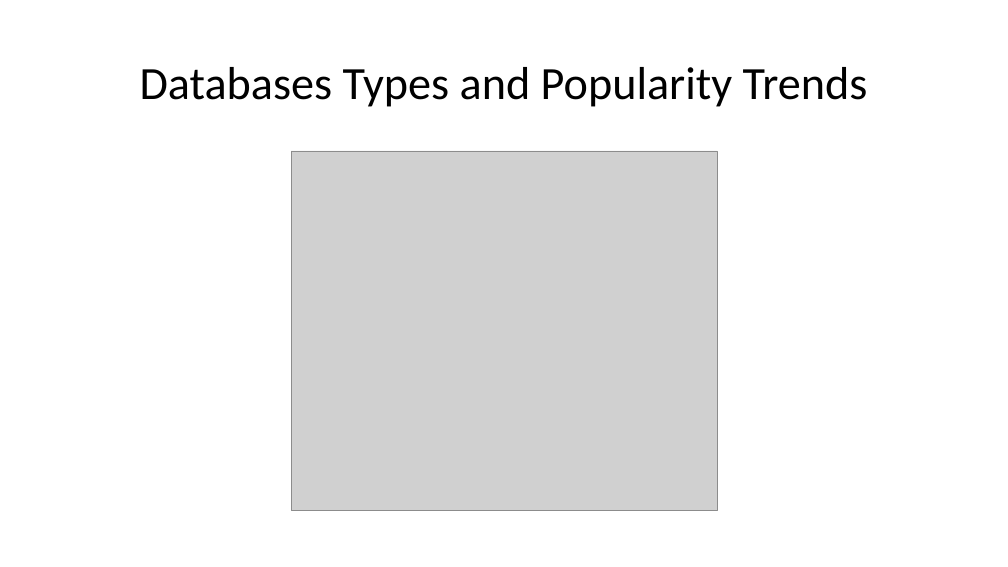
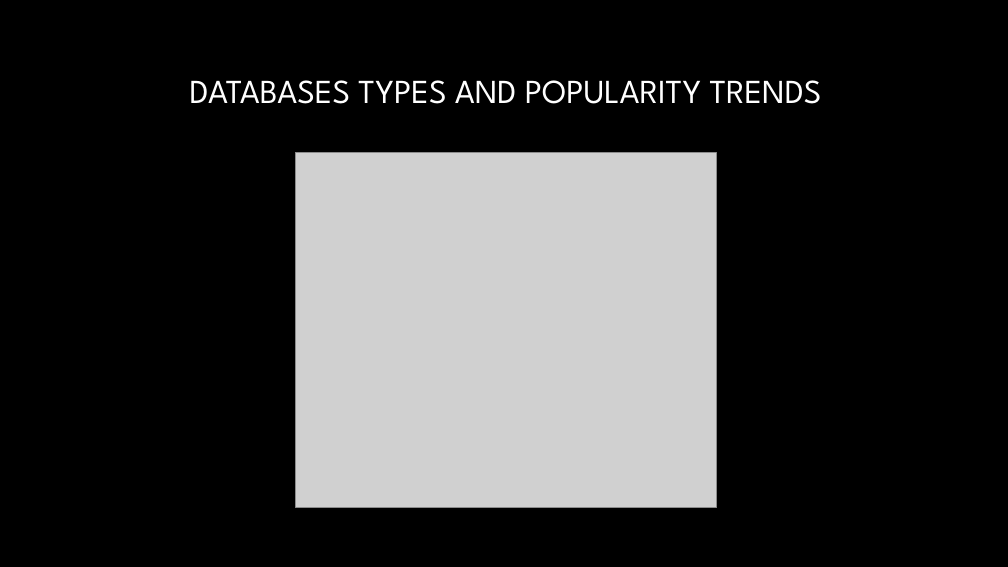
Before and after one commit to AlanWilsonWeb/Javascript-Talk, a slide deck: slide 5 of Presentation.pptx. Drawn at 1008x567 pixels with LibreOffice and Linux fonts; fonts in the diff are those of the drawing; grey boxes stand for pictures; background and template pictures are left out. Boxes give left, top, right and bottom in pixels: in the first picture for what was removed or moved away, otherwise in the second. Text is boxed around its words. In the diff, an @@ line names an element or a change of style, - is before the commit and + after.

```diff
--- a/Presentation.pptx
+++ b/Presentation.pptx
@@ background #FFFFFF to picture (left out) @@
@@ title at (190,80,822,104): text changed; size 44 to 32 pt; font Calibri to League Spartan; text colour #000000 to gradient #FFFFFF to #A6A6A6 @@
-Databases Types and Popularity Trends
+DATABASES TYPES AND POPULARITY TRENDS
@@ picture: place and size @@
-picture at (291,151,717,511)
+picture at (296,153,717,508)
```
Also in this commit, not shown: 4 other slides changed, 2 slides added, 1 slide removed, 8 other files.
